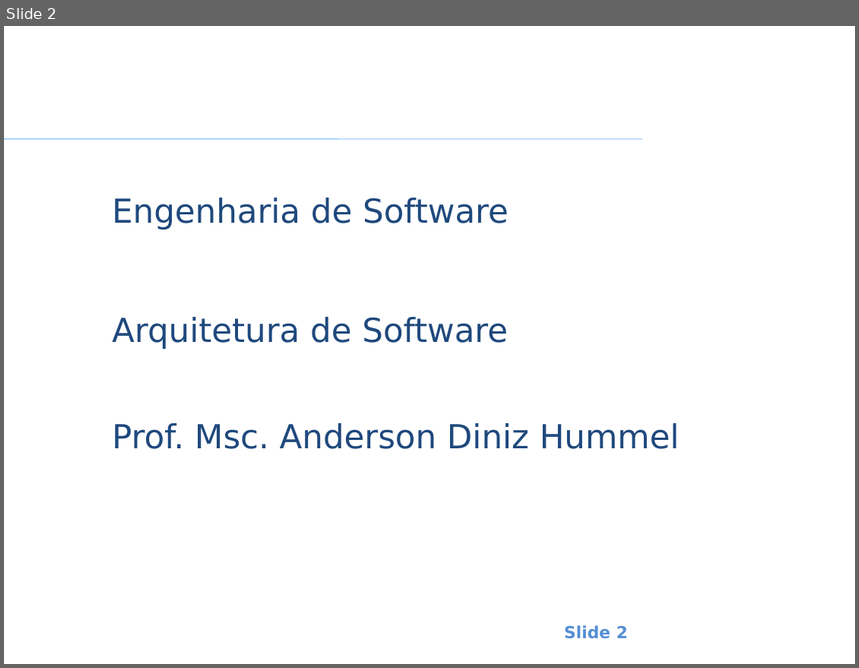
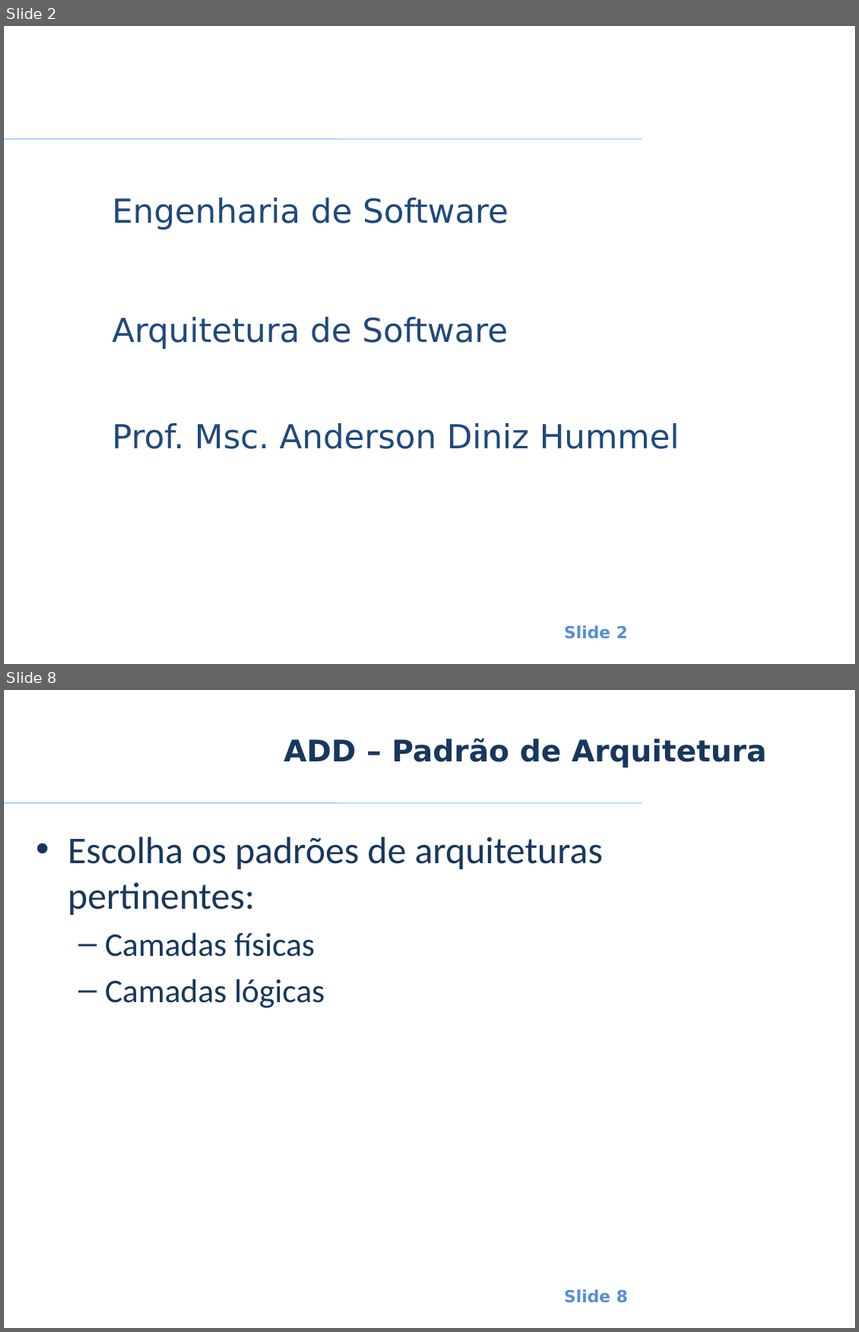
Before and after one commit to smrpuc/pos-fit-es10, a slide deck: Material Aulas/Arquitetura de Software/Aulas/ES - AS - Anderson Hummel - Aula 3 - 1 - Desenhando a Arquitetura - Attribute-Driven Design.pptx. Shown one above the other, each under a label of ours: slide 2 before the commit, slides 2 and 8 after it; the slides between them are not shown. The pictures are 859x668 and 859x1332 pixels, drawn with LibreOffice and Linux fonts; fonts in the diff are those of the drawing; background and template pictures are left out. Boxes give left, top, right and bottom in pixels: in the first picture for what was removed or moved away, otherwise in the second. Text is boxed around its words. In the diff, an @@ line names an element or a change of style, - is before the commit and + after.

Commit message:
Atualização de matéria de arquitetura

```diff
--- a/Material Aulas/Arquitetura de Software/Aulas/ES - AS - Anderson Hummel - Aula 3 - 1 - Desenhando a Arquitetura - Attribute-Driven Design.pptx
+++ b/Material Aulas/Arquitetura de Software/Aulas/ES - AS - Anderson Hummel - Aula 3 - 1 - Desenhando a Arquitetura - Attribute-Driven Design.pptx
@@ slide 8 added at (4, 690, 855, 1328), background #FFFFFF; not listed: 2 template elements that a slide beside it also shows @@
@@ title added at (284, 738, 767, 768), 25.2 pt, text #17375E, bold @@
+ADD – Padrão de Arquitetura
@@ text added at (68, 837, 603, 1008), 32 pt, text #17375E @@
+• Escolha os padrões de arquiteturas pertinentes:
+  – Camadas físicas
+  – Camadas lógicas
```
Also in this commit, not shown: 6 slides changed, 4 other slides added, 20 slides removed, 1 other file.
